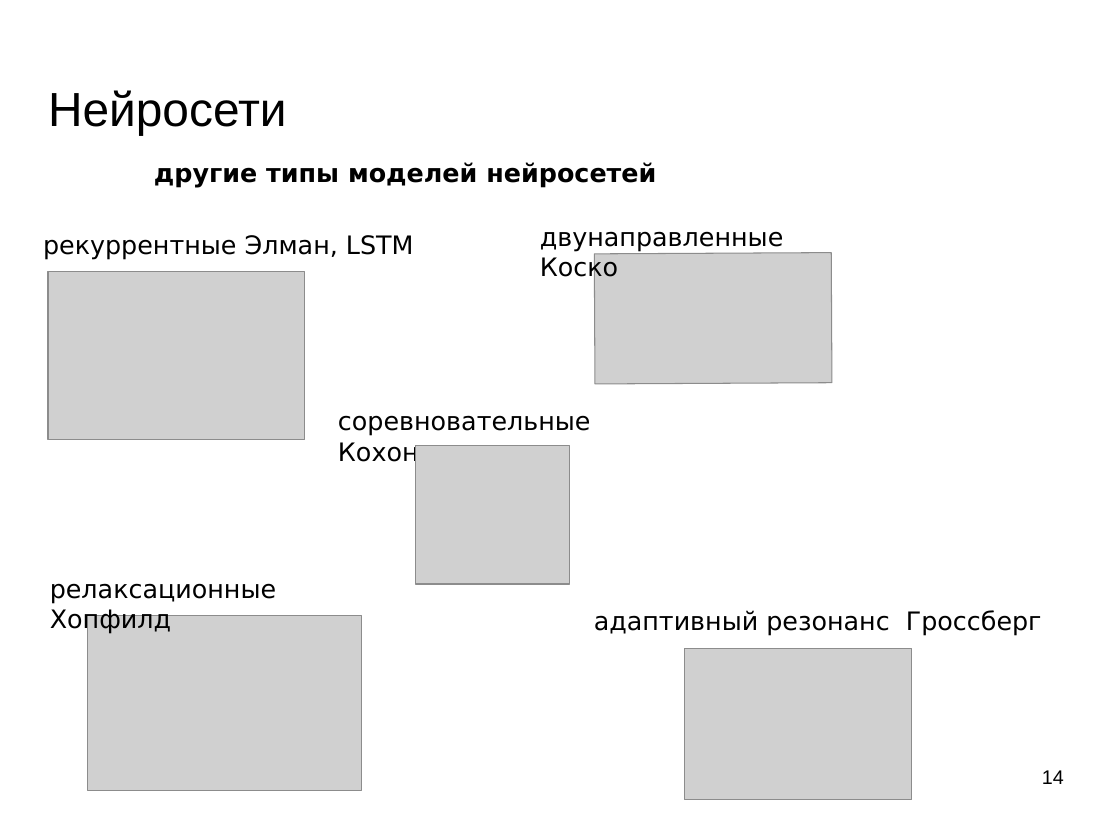
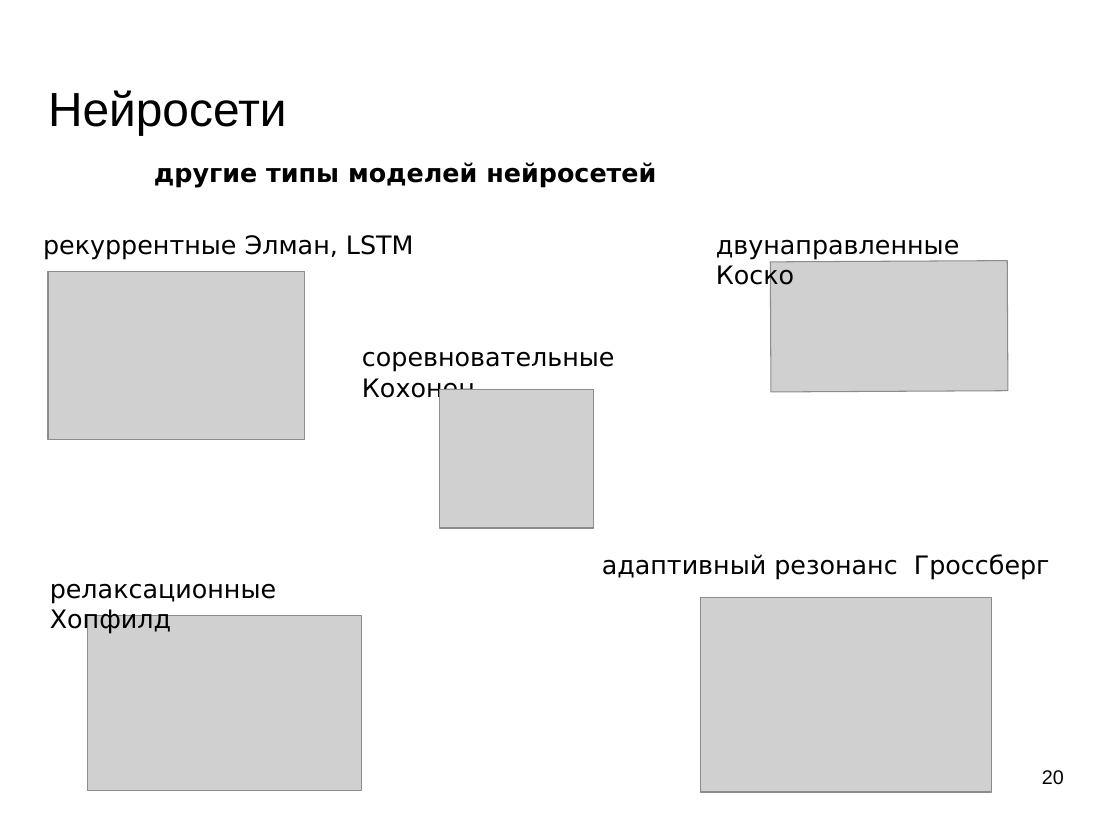
Before and after one commit to mechanoid5/ml_lectorium_legacy, a slide deck: slide 20 of 10-ann.odp (slide 14 before the commit). Drawn at 1120x840 pixels with LibreOffice and Linux fonts; fonts in the diff are those of the drawing; grey boxes stand for pictures; background and template pictures are left out. Boxes give left, top, right and bottom in pixels: in the first picture for what was removed or moved away, otherwise in the second. Text is boxed around its words. In the diff, an @@ line names an element or a change of style, - is before the commit and + after.

```diff
--- a/10-ann.odp
+++ b/10-ann.odp
@@ text "двунаправленные Коско" moved from (x1=540, y1=231, x2=784, y2=282) to (x1=716, y1=239, x2=960, y2=290) @@
@@ picture moved from (x1=595, y1=253, x2=832, y2=384) to (x1=771, y1=260, x2=1008, y2=391) @@
@@ text "соревновательные Кохонен" moved from (x1=338, y1=415, x2=591, y2=467) to (x1=362, y1=351, x2=615, y2=403) @@
@@ picture moved from (x1=416, y1=445, x2=569, y2=583) to (x1=440, y1=389, x2=594, y2=527) @@
@@ text "адаптивный резонанс Гроссберг" moved from (x1=594, y1=610, x2=1042, y2=636) to (x1=602, y1=554, x2=1050, y2=580) @@
@@ picture resized from (x1=684, y1=648, x2=912, y2=800) to (x1=700, y1=598, x2=992, y2=792) @@
@@ page number at (x1=1042, y1=770, x2=1064, y2=785): text changed @@
-14
+20
```
Also in this commit, not shown: 6 other slides changed, 10 slides added, 2 slides removed.
